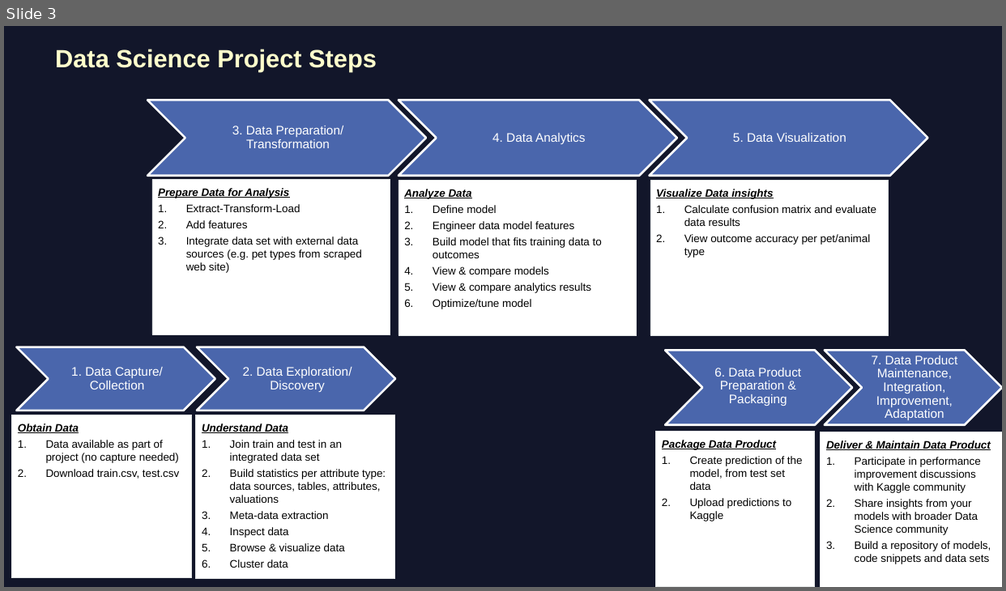
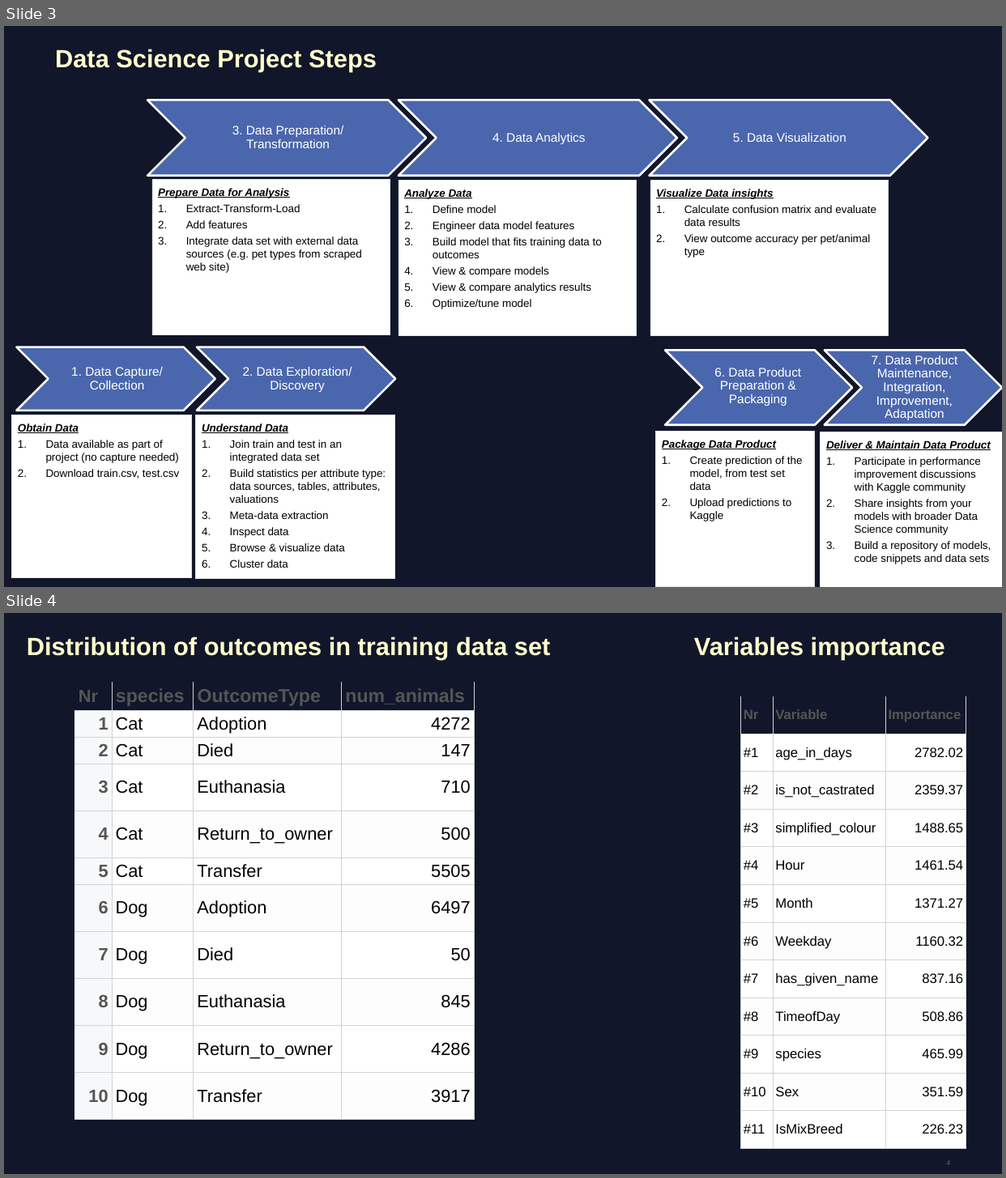
Before and after one commit to acc-kaggle-data-science/kaggle-animal-shelter-outcomes, a slide deck: DOCS/Accenture_Kaggle_DataSciencePlatform_Presentation.pptx. Shown one above the other, each under a label of ours: slide 3 before the commit, slides 3 and 4 after it. The pictures are 1006x591 and 1006x1178 pixels, drawn with LibreOffice and Linux fonts; fonts in the diff are those of the drawing. Boxes give left, top, right and bottom in pixels: in the first picture for what was removed or moved away, otherwise in the second. Text is boxed around its words. In the diff, an @@ line names an element or a change of style, - is before the commit and + after.

```diff
--- a/DOCS/Accenture_Kaggle_DataSciencePlatform_Presentation.pptx
+++ b/DOCS/Accenture_Kaggle_DataSciencePlatform_Presentation.pptx
@@ slide 4 added at <box>4,613,1002,1174</box>, background #12162A @@
@@ text added at <box>27,636,550,660</box>, 24 pt, text #FFFFCC, bold @@
+Distribution of outcomes in training data set
@@ title added at <box>694,636,945,660</box>, 24 pt, text #FFFFCC, bold @@
+Variables importance
@@ table added at <box>75,682,475,1122</box>, 11 rows, 4 columns @@
+Nr | species | OutcomeType | num_animals
+1 | Cat | Adoption | 4272
+2 | Cat | Died | 147
+3 | Cat | Euthanasia | 710
+4 | Cat | Return_to_owner | 500
+5 | Cat | Transfer | 5505
+6 | Dog | Adoption | 6497
+7 | Dog | Died | 50
+8 | Dog | Euthanasia | 845
+9 | Dog | Return_to_owner | 4286
+10 | Dog | Transfer | 3917
@@ table added at <box>740,696,967,1148</box>, 12 rows, 3 columns @@
+Nr | Variable | Importance
+#1 | age_in_days | 2782.02
+#2 | is_not_castrated | 2359.37
+#3 | simplified_colour | 1488.65
+#4 | Hour | 1461.54
+#5 | Month | 1371.27
+#6 | Weekday | 1160.32
+#7 | has_given_name | 837.16
+#8 | TimeofDay | 508.86
+#9 | species | 465.99
+#10 | Sex | 351.59
+#11 | IsMixBreed | 226.23
@@ page number added at <box>947,1161,951,1165</box>, 6.8 pt, text #666666 @@
+4
```
Also in this commit, not shown: 1 other slide added, 4 other files.
